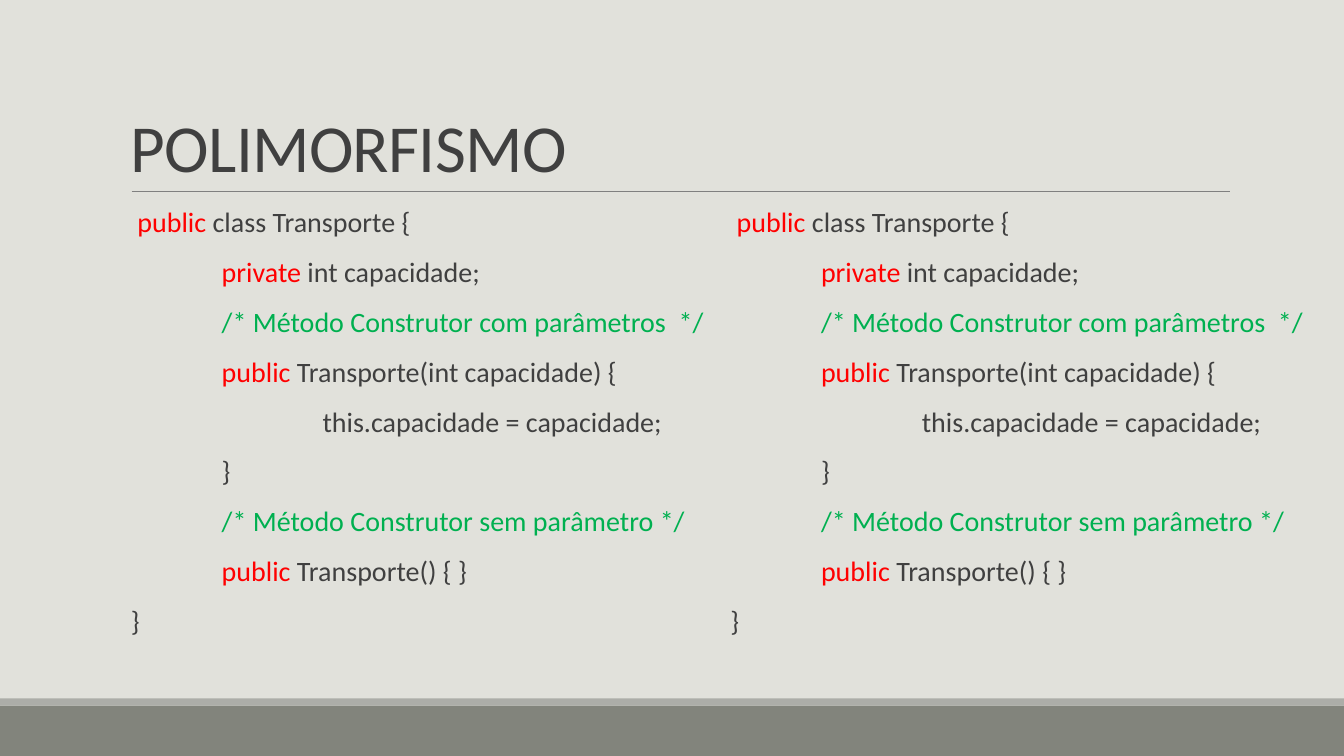
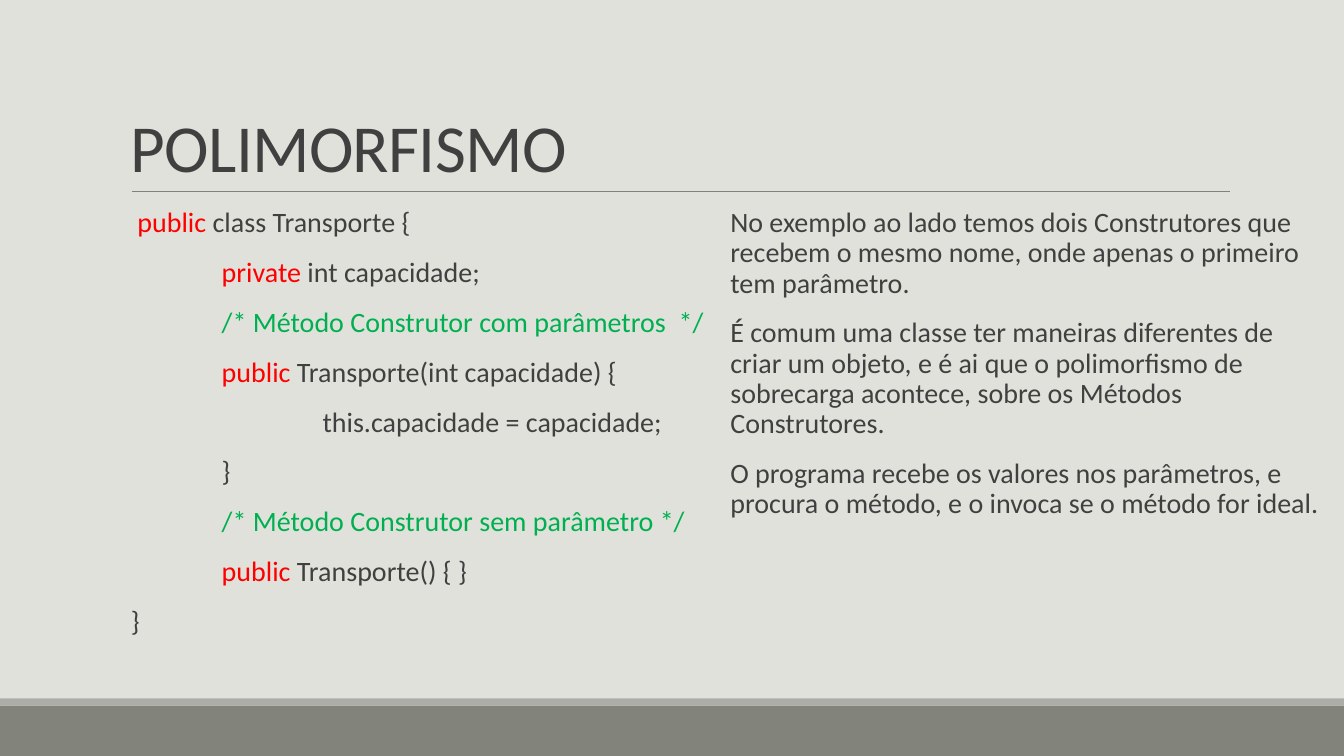
Before and after one commit to LucasHerculanoAmaro/Minhas-Aulas, a slide deck: slide 28 of Euripedes Simões de Paula/Java/Programação Orientada a Objetos 2/Programação Orientada a Objetos 2.pptx. Drawn at 1344x756 pixels with LibreOffice and Linux fonts; fonts in the diff are those of the drawing. Boxes give left, top, right and bottom in pixels: in the first picture for what was removed or moved away, otherwise in the second. Text is boxed around its words. In the diff, an @@ line names an element or a change of style, - is before the commit and + after.

```diff
--- a/Euripedes Simões de Paula/Java/Programação Orientada a Objetos 2/Programação Orientada a Objetos 2.pptx
+++ b/Euripedes Simões de Paula/Java/Programação Orientada a Objetos 2/Programação Orientada a Objetos 2.pptx
@@ text at [730,212,1318,518]: text changed @@
-  public class Transporte {
-  private int capacidade;
-  /* Método Construtor com parâmetros */
-  public Transporte(int capacidade) {
-  this.capacidade = capacidade;
-  }
-  /* Método Construtor sem parâmetro */
-  public Transporte() { }
-  }
+  No exemplo ao lado temos dois Construtores que recebem o mesmo nome, onde apenas o primeiro tem parâmetro.
+  É comum uma classe ter maneiras diferentes de criar um objeto, e é ai que o polimorfismo de sobrecarga acontece, sobre os Métodos Construtores.
+  O programa recebe os valores nos parâmetros, e procura o método, e o invoca se o método for ideal.
```
Also in this commit, not shown: 3 other slides changed, 6 slides added.
